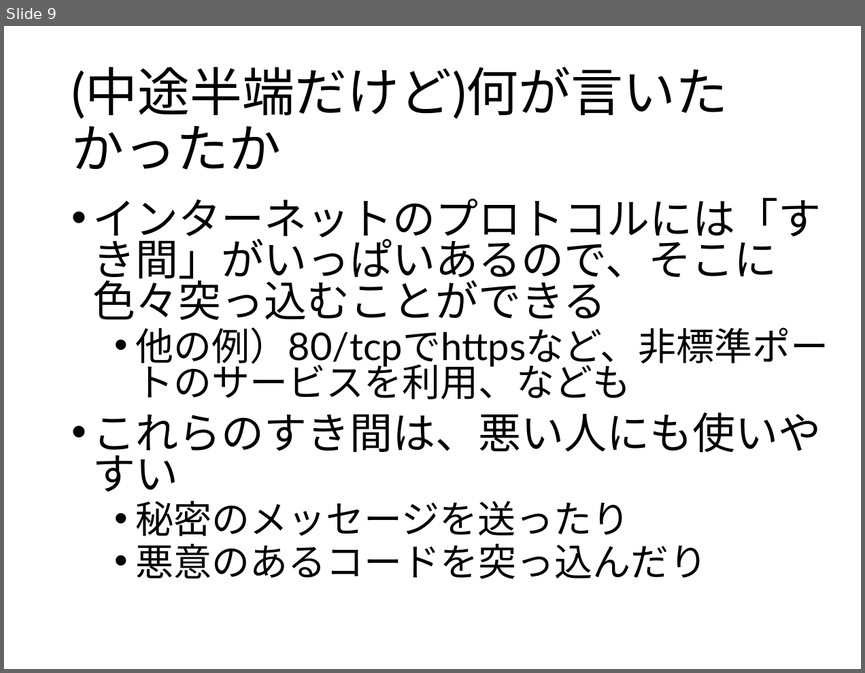
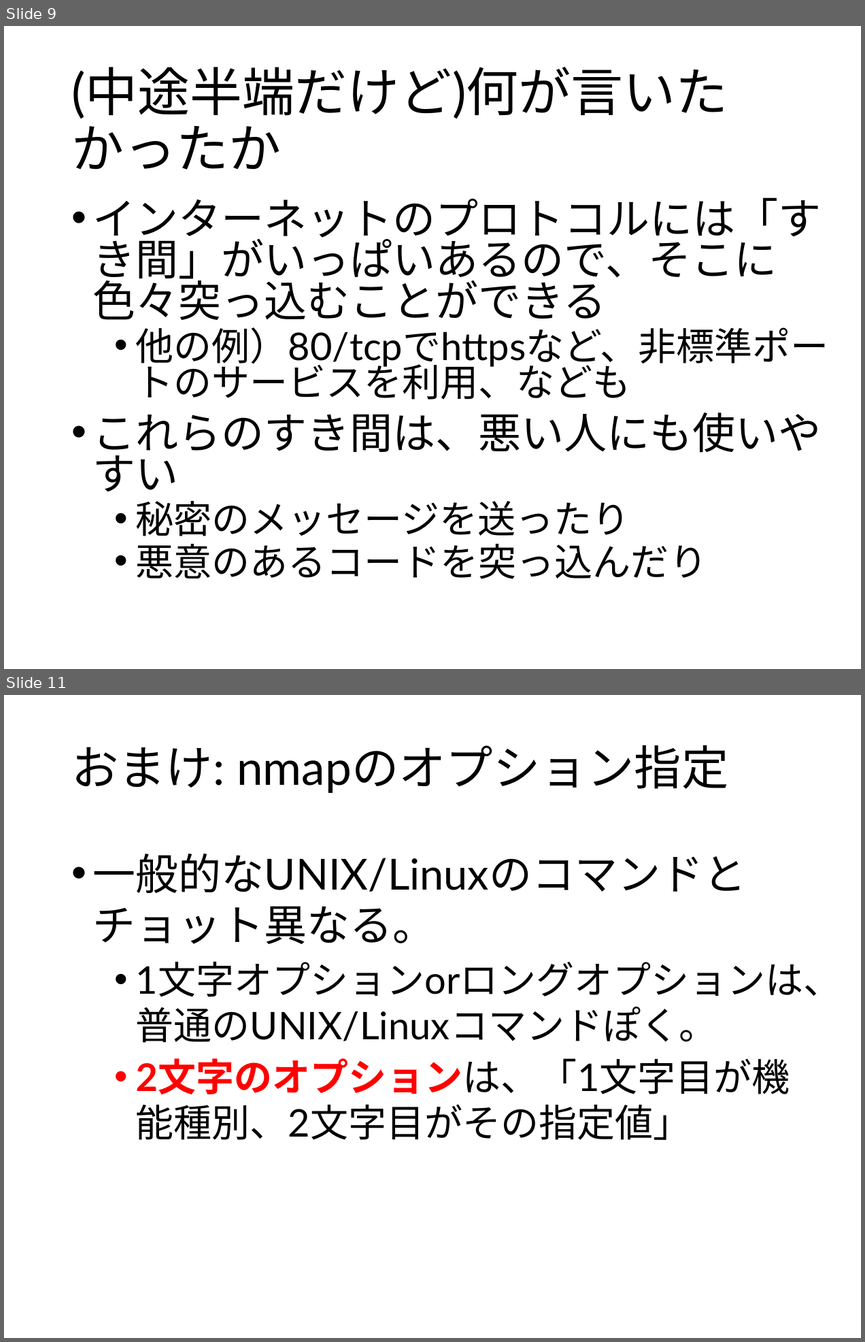
Before and after one commit to ozuma/sumida_sec, a slide deck: 2015-no.2/ppt/part_icmp.pptx. Shown one above the other, each under a label of ours: slide 9 before the commit, slides 9 and 11 after it; the slides between them are not shown. The pictures are 865x673 and 865x1342 pixels, drawn with LibreOffice and Linux fonts; fonts in the diff are those of the drawing. Boxes give left, top, right and bottom in pixels: in the first picture for what was removed or moved away, otherwise in the second. Text is boxed around its words. In the diff, an @@ line names an element or a change of style, - is before the commit and + after.

```diff
--- a/2015-no.2/ppt/part_icmp.pptx
+++ b/2015-no.2/ppt/part_icmp.pptx
@@ slide 11 added at bbox=[4, 695, 861, 1338], background #FFFFFF @@
@@ title added at bbox=[71, 745, 728, 793], 39.6 pt, text #000000 @@
+おまけ: nmapのオプション指定
@@ text added at bbox=[93, 853, 841, 1140], 32 pt, text #000000 @@
+• 一般的なUNIX/Linuxのコマンドとチョット異なる。
+  • 1文字オプションorロングオプションは、普通のUNIX/Linuxコマンドぽく。
+  • 2文字のオプションは、「1文字目が機能種別、2文字目がその指定値」
```
Also in this commit, not shown: 2 other slides added, 2 other files.
